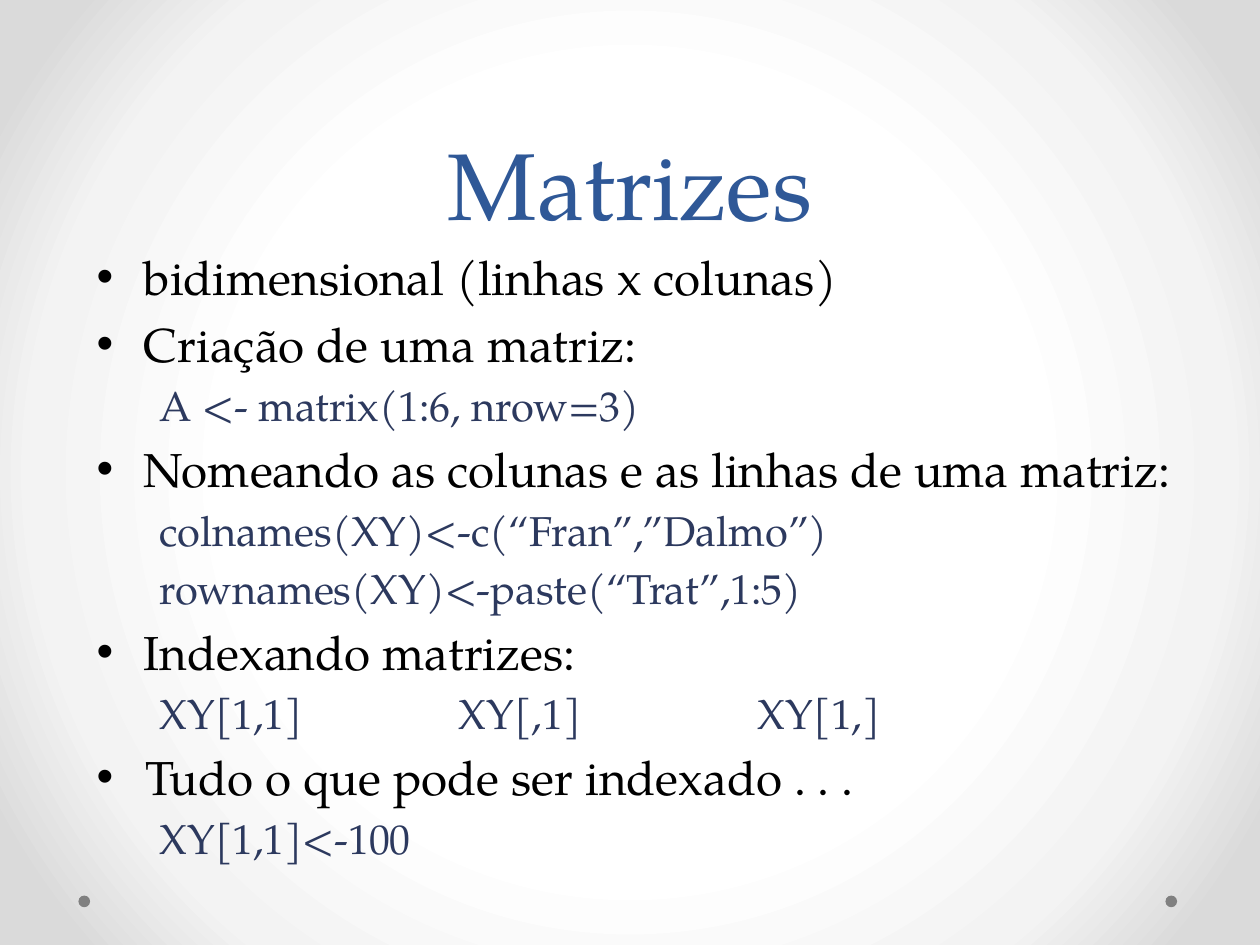
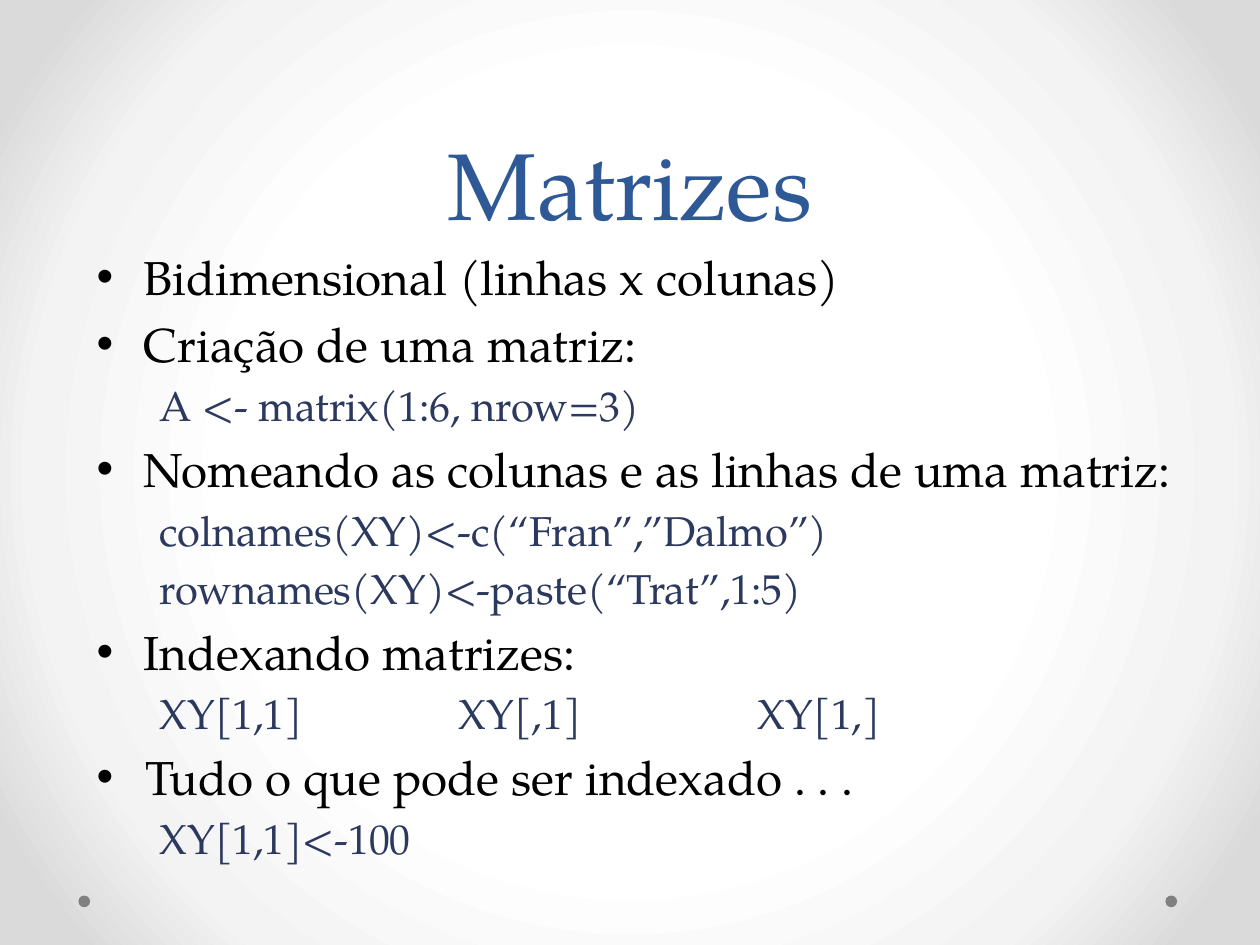
Before and after one commit to vanderfsouza/CursoR, a slide deck: slide 15 of Introdução ao R.pptx (slide 14 before the commit). Drawn at 1260x945 pixels with LibreOffice and Linux fonts; fonts in the diff are those of the drawing. Boxes give left, top, right and bottom in pixels: in the first picture for what was removed or moved away, otherwise in the second. Text is boxed around its words. In the diff, an @@ line names an element or a change of style, - is before the commit and + after.

```diff
--- a/Introdução ao R.pptx
+++ b/Introdução ao R.pptx
@@ text at bbox=[144, 260, 839, 307]: text changed @@
-• bidimensional (linhas x colunas)
+• Bidimensional (linhas x colunas)
```
Also in this commit, not shown: 6 other slides changed, 2 slides added, 1 slide removed, 1 other file.
